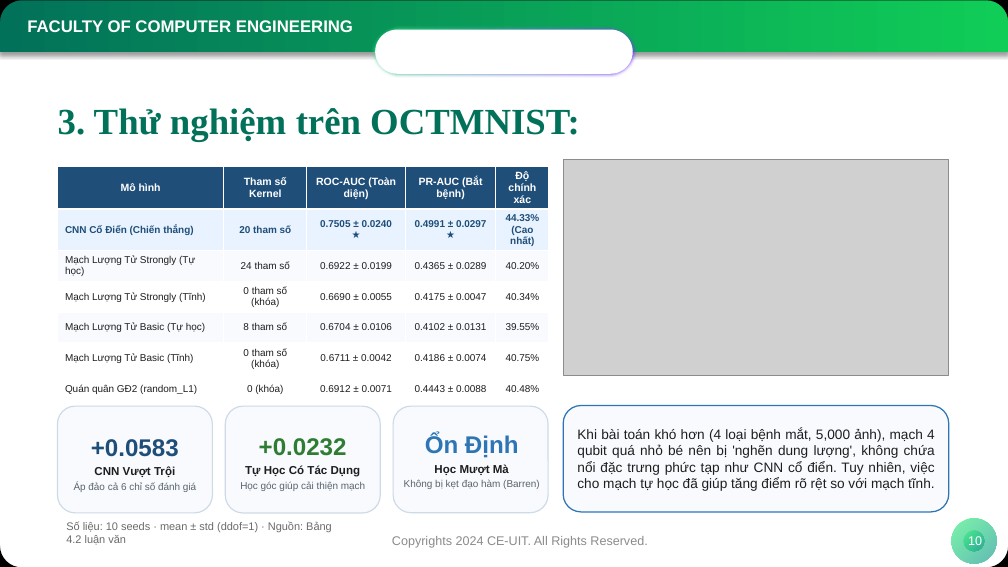
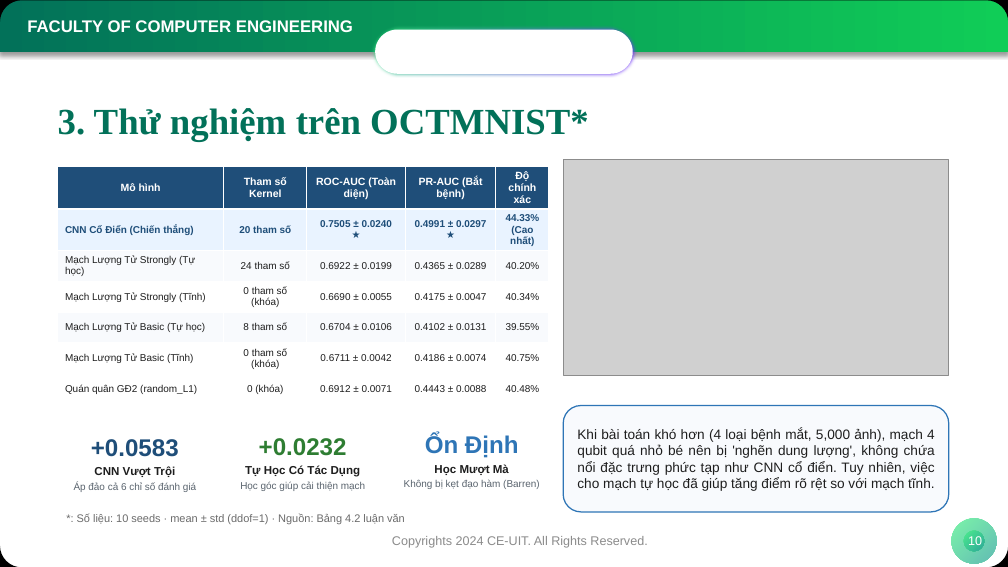
Before and after one commit to NamIsStudyingCE/Quanvolution, a slide deck: slide 10 of slides/KLTN_BaoCao_KhoaKTMT_ChinhThuc.pptx. Drawn at 1008x567 pixels with LibreOffice and Linux fonts; fonts in the diff are those of the drawing; grey boxes stand for pictures; background and template pictures are left out. Boxes give left, top, right and bottom in pixels: in the first picture for what was removed or moved away, otherwise in the second. Text is boxed around its words. In the diff, an @@ line names an element or a change of style, - is before the commit and + after.

```diff
--- a/slides/KLTN_BaoCao_KhoaKTMT_ChinhThuc.pptx
+++ b/slides/KLTN_BaoCao_KhoaKTMT_ChinhThuc.pptx
@@ title at [58, 108, 588, 142]: text changed @@
-3. Thử nghiệm trên OCTMNIST:
+3. Thử nghiệm trên OCTMNIST*
@@ rounded rectangle removed at [57, 406, 212, 513] @@
@@ rounded rectangle removed at [225, 406, 380, 513] @@
@@ rounded rectangle removed at [393, 406, 548, 513] @@
@@ text at [77, 514, 405, 524]: text changed @@
-Số liệu: 10 seeds · mean ± std (ddof=1) · Nguồn: Bảng 4.2 luận văn
+*: Số liệu: 10 seeds · mean ± std (ddof=1) · Nguồn: Bảng 4.2 luận văn
```
Also in this commit, not shown: 5 other slides changed, 1 other file.
